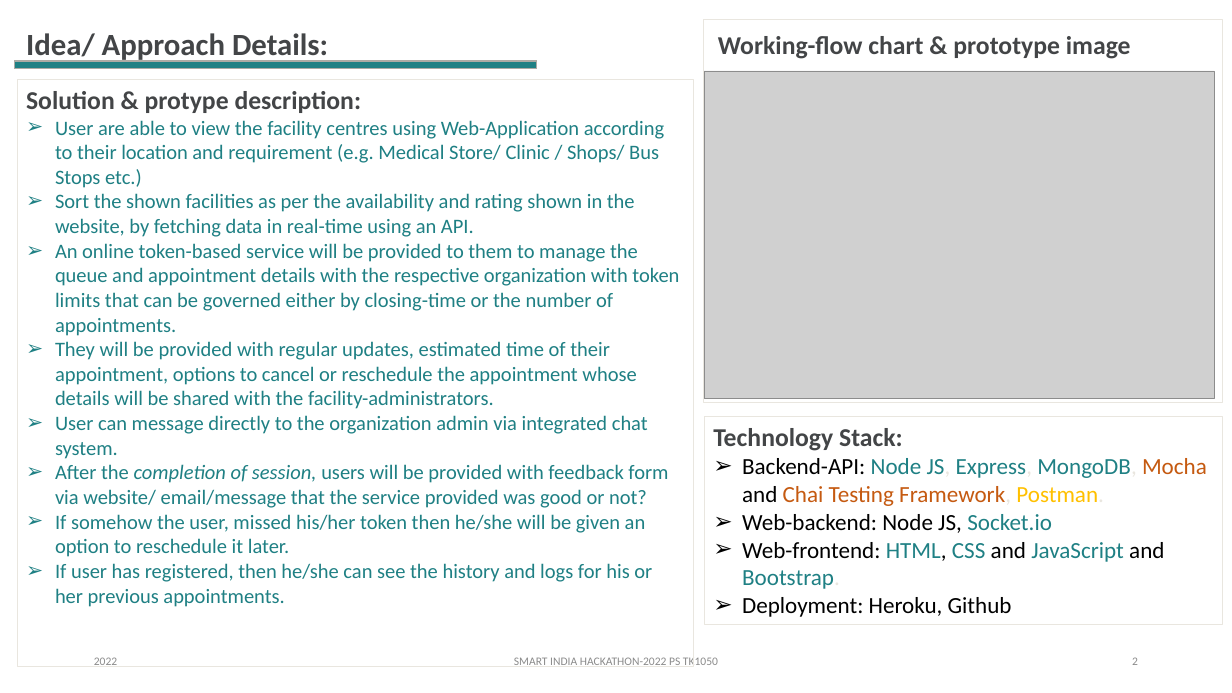
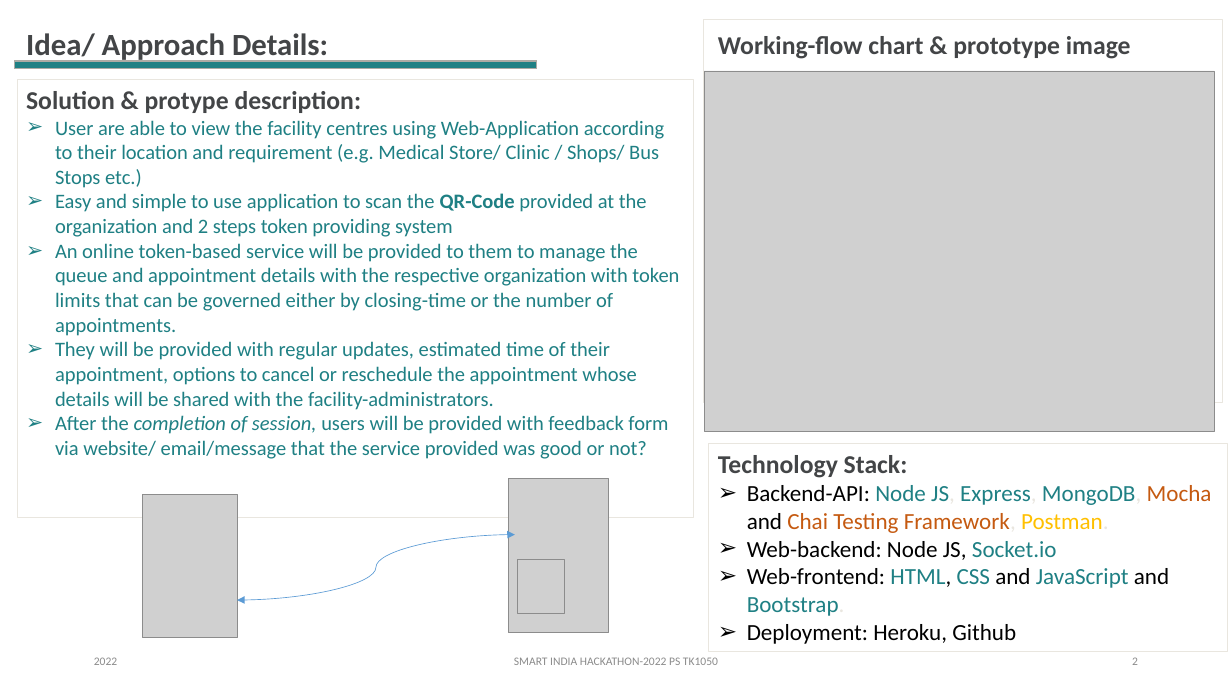
Before and after one commit to kashif-raza2019/One-Queue-Old, a slide deck: slide 2 of resources/SIH 2022 Optimizers.pptx. Drawn at 1232x693 pixels with LibreOffice and Linux fonts; fonts in the diff are those of the drawing; grey boxes stand for pictures; background and template pictures are left out. Boxes give left, top, right and bottom in pixels: in the first picture for what was removed or moved away, otherwise in the second. Text is boxed around its words. In the diff, an @@ line names an element or a change of style, - is before the commit and + after.

```diff
--- a/resources/SIH 2022 Optimizers.pptx
+++ b/resources/SIH 2022 Optimizers.pptx
@@ rectangle "Solution & protype description:": place and size @@
-rectangle "Solution & protype description:" at (17,79,693,667)
+rectangle "Solution & protype description:" at (17,79,693,518)
@@ picture: place and size @@
-picture at (704,71,1214,399)
+picture at (704,71,1214,432)
@@ text in rectangle at (55,193,647,237): text changed @@
-➢ Sort the shown facilities as per the availability and rating shown in the website, by fetching data in real-time using an API.
+➢ Easy and simple to use application to scan the QR-Code provided at the organization and 2 steps token providing system
@@ text in rectangle at (55,415,648,459): paragraph removed @@
-➢ User can message directly to the organization admin via integrated chat system.
@@ rectangle "Technology Stack:": place and size @@
-rectangle "Technology Stack:" at (704,417,1223,626)
+rectangle "Technology Stack:" at (709,444,1227,653)
@@ picture added at (508,478,609,633) @@
@@ picture added at (143,494,238,638) @@
@@ text in rectangle at (55,514,652,607): paragraphs removed @@
-➢ If somehow the user, missed his/her token then he/she will be given an option to reschedule it later.
-➢ If user has registered, then he/she can see the history and logs for his or her previous appointments.
@@ curved double arrow added from (238, 601) to (515, 535), #5B9BD5 0.5 pt @@
@@ picture added at (518,560,565,614) @@
```
Also in this commit, not shown: 3 other slides changed, 7 other files.
